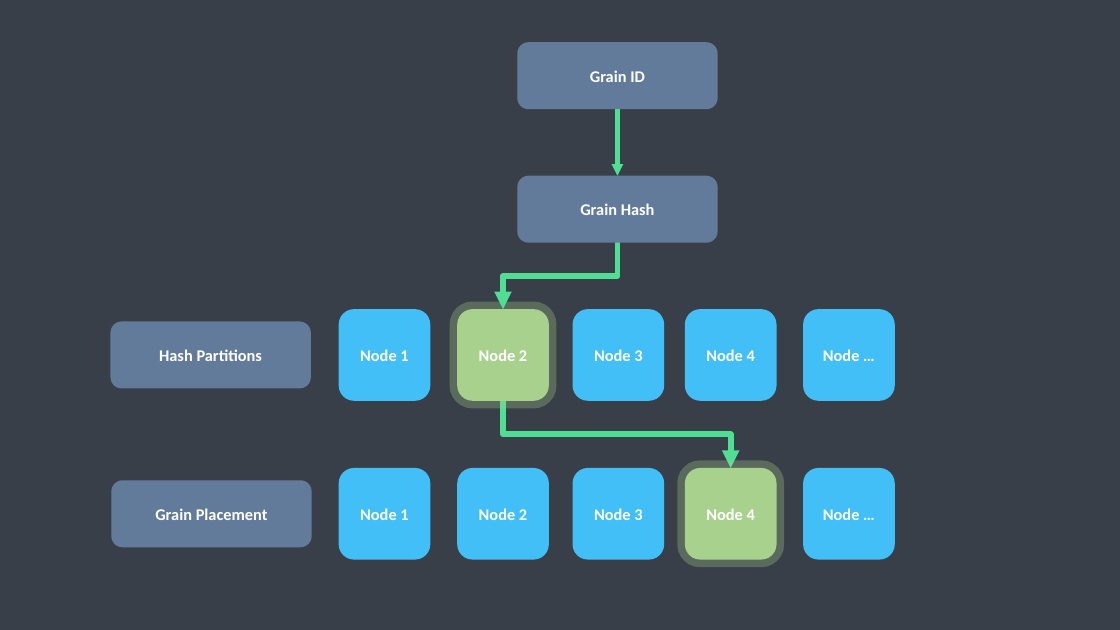
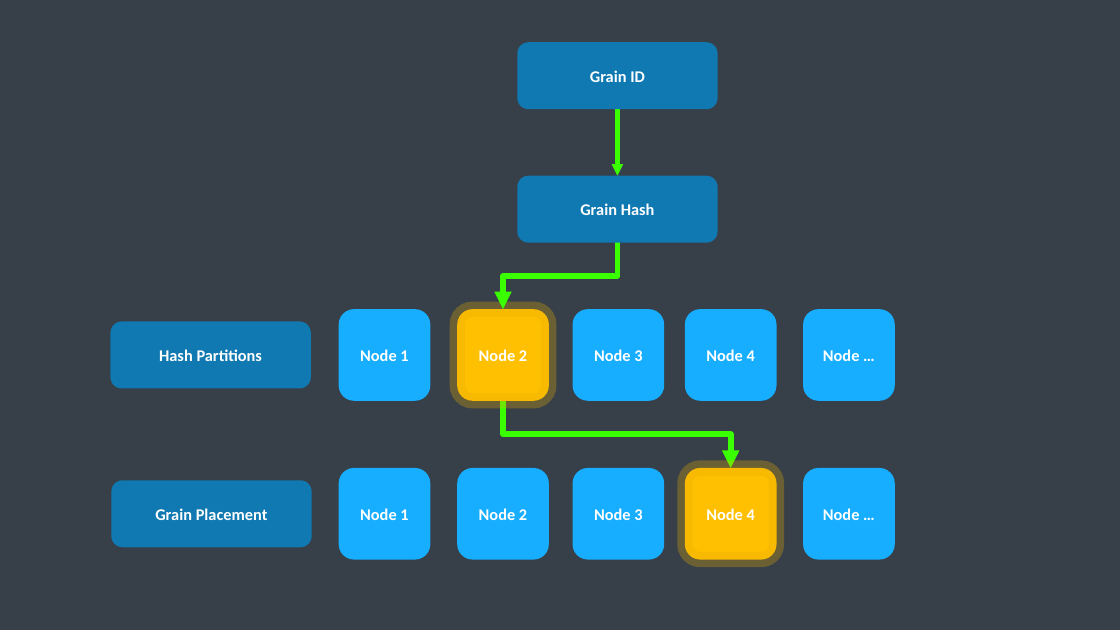
Before and after one commit to rogeralsing/Presentations, a slide deck: slide 15 of Media/protofabric.pptx. Drawn at 1120x630 pixels with LibreOffice and Linux fonts; fonts in the diff are those of the drawing. Boxes give left, top, right and bottom in pixels: in the first picture for what was removed or moved away, otherwise in the second. Text is boxed around its words. In the diff, an @@ line names an element or a change of style, - is before the commit and + after.

```diff
--- a/Media/protofabric.pptx
+++ b/Media/protofabric.pptx
@@ rectangle at box(0, 0, 1120, 630): fill #383F48 to #373F48; outline #383F48 8 pt to none @@
@@ arrow (618, 109) - (618, 176): stroke #50DE94 5 pt to #3AFF00 5 pt @@
@@ fill #637B9B to #1079B2 in 4 elements at box(518, 42, 718, 109), box(111, 322, 312, 389), box(112, 481, 313, 548), box(518, 176, 718, 243) @@
@@ elbow arrow (618, 243) - (503, 309): stroke #50DE94 5 pt to #3AFF00 5 pt @@
@@ rounded rectangle "Node 2" at box(457, 309, 549, 401): fill #A9D18E to #FFC001; outline #A9D18E 13 pt to #E5AD03 13 pt @@
@@ elbow arrow (503, 401) - (731, 468): stroke #50DE94 5 pt to #3AFF00 5 pt @@
@@ fill #43BFF7 to #17AEFF in 8 elements at box(339, 309, 430, 401), box(573, 309, 665, 401), box(685, 309, 776, 401), box(803, 309, 895, 401), box(339, 468, 430, 560), box(803, 468, 895, 560), box(457, 468, 549, 560), box(573, 468, 665, 560) @@
@@ rounded rectangle "Node 4" at box(685, 468, 776, 560): fill #A9D18E to #FFC001; outline #A9D18E 13 pt to #E5AD03 13 pt @@
```
Also in this commit, not shown: 3 other slides changed.
